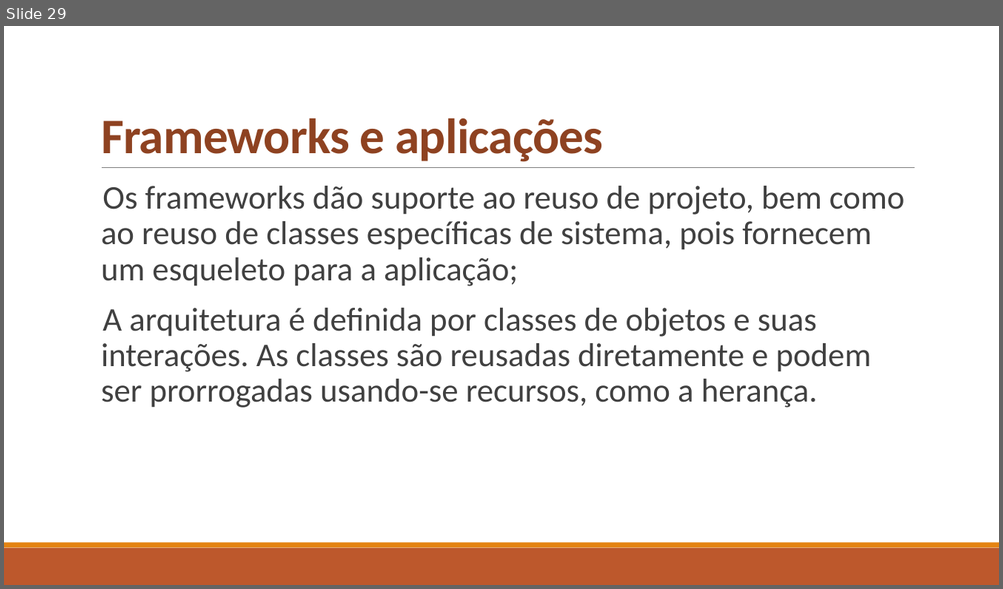
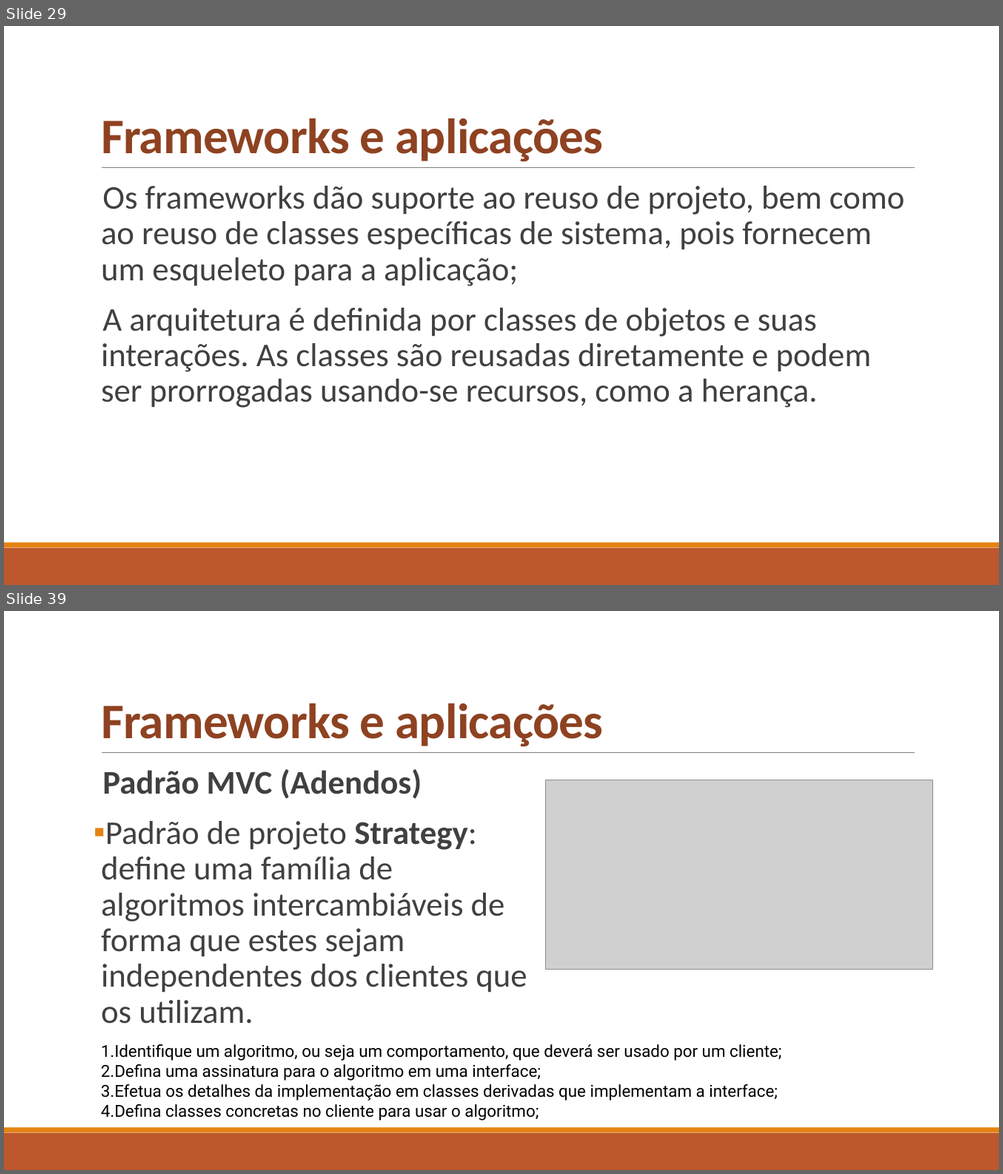
Before and after one commit to celsofurtado/reuso, a slide deck: Reuso de Software e Componentes.pptx. Shown one above the other, each under a label of ours: slide 29 before the commit, slides 29 and 39 after it; the slides between them are not shown. The pictures are 1003x589 and 1003x1174 pixels, drawn with LibreOffice and Linux fonts; fonts in the diff are those of the drawing; grey boxes stand for pictures. Boxes give left, top, right and bottom in pixels: in the first picture for what was removed or moved away, otherwise in the second. Text is boxed around its words. In the diff, an @@ line names an element or a change of style, - is before the commit and + after.

```diff
--- a/Reuso de Software e Componentes.pptx
+++ b/Reuso de Software e Componentes.pptx
@@ slide 39 added at [4,611,999,1170], background #FFFFFF; not listed: 3 template elements that a slide beside it also shows @@
@@ title added at [101,703,603,747], 48 pt, text #8E4221, bold @@
+Frameworks e aplicações
@@ text added at [101,769,526,1024], 32 pt, text #404040 @@
+  Padrão MVC (Adendos)
+▪ Padrão de projeto Strategy: define uma família de algoritmos intercambiáveis de forma que estes sejam independentes dos clientes que os utilizam.
@@ picture added at [545,780,932,970] @@
@@ text added at [101,1045,782,1121], 16 pt, text #000000 @@
+1. Identifique um algoritmo, ou seja um comportamento, que deverá ser usado por um cliente;
+2. Defina uma assinatura para o algoritmo em uma interface;
+3. Efetua os detalhes da implementação em classes derivadas que implementam a interface;
+4. Defina classes concretas no cliente para usar o algoritmo;
```
Also in this commit, not shown: 62 other slides added.
